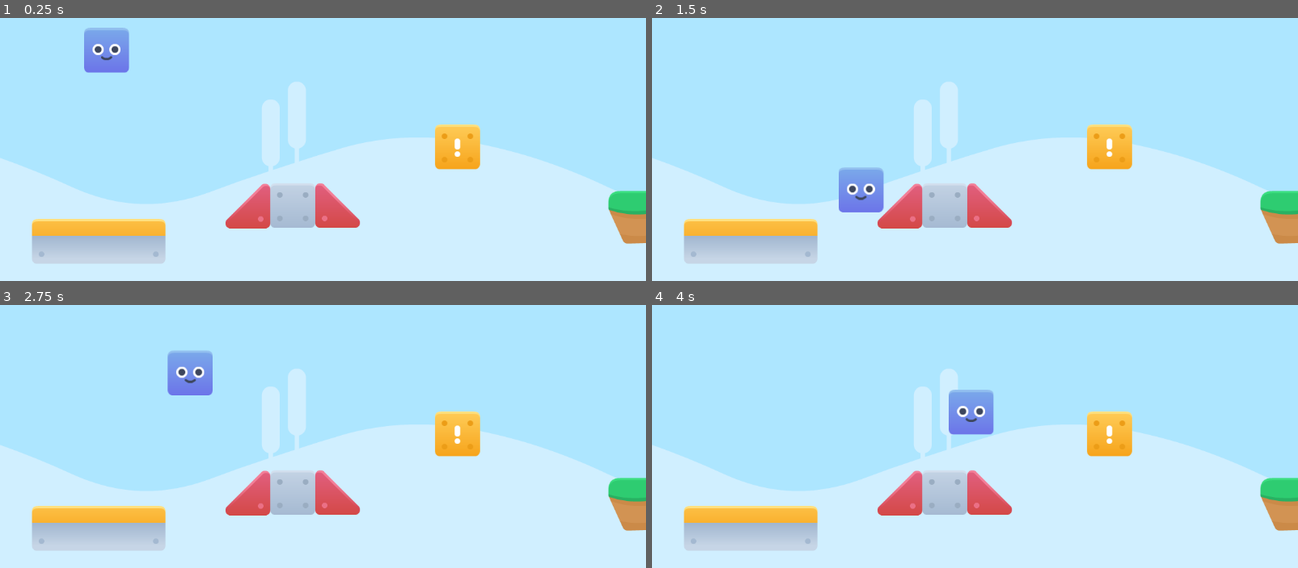
Above: before the commit, frames 1-4 (two rows, left to right).
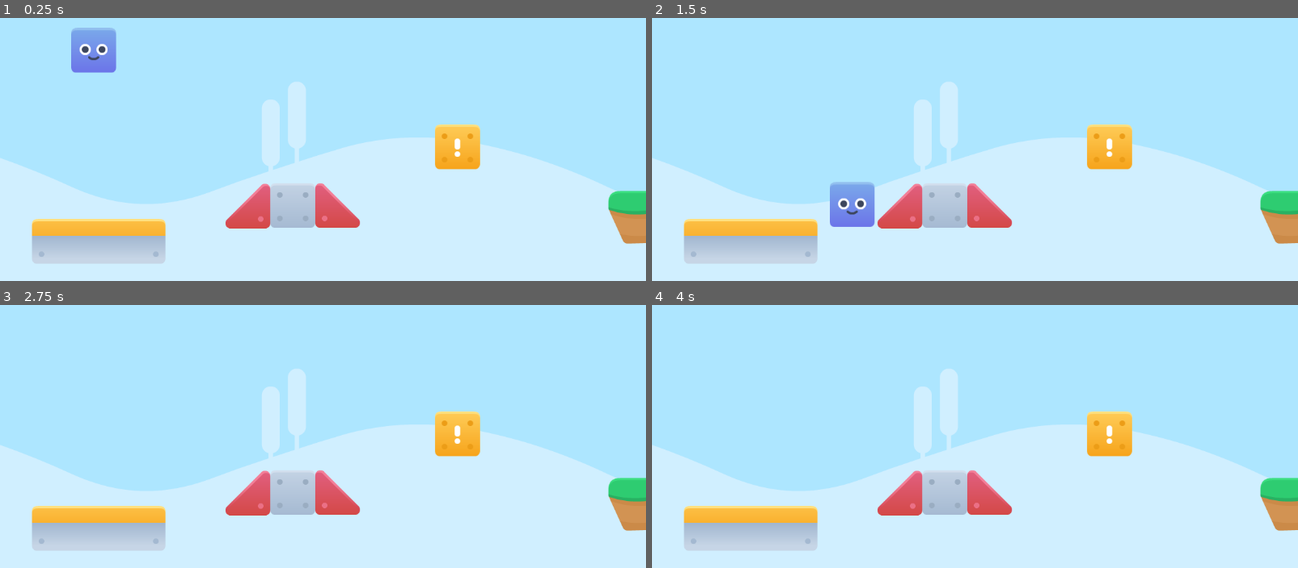
Above: after the commit, the same moments.

Repository: daribot/shapeuniverse
Game: Godot game, scene res://level1.tscn
Same seed, same stepped clock (60 frames per second), same inputs: the game is played once before the commit and once after it.
Inputs:
- Up to frame 1 (0.25 s): no input
- Up to frame 2 (1.5 s): hold Right (derecha) from 0.53 s (still down); tap A (a) at 0.6 s; tap Up (saltar) at 0.77 s; tap D (d) at 0.8, 1.35 s
- Up to frame 3 (2.75 s): tap Up (saltar) at 1.52 s; tap A (a) at 1.55, 2.1 s; release Right (derecha) at 2.03 s; hold Left (izquierda) from 2.03 s (still down); tap D (d) at 2.3 s
- Up to frame 4 (4 s): release Left (izquierda) at 2.78 s; hold Right (derecha) from 2.78 s (still down); tap D (d) at 2.85, 3.8 s; tap Up (saltar) at 3.02, 3.77 s; tap A (a) at 3.05 s; tap W (w) at 3.6 s

The runs differ from the first frame. In frame 1, 0.9% of the frame differs, in the area x 11-21%, y 3-21%; in frame 2, 1.4%, in the area x 27-36%, y 56-80%; in frame 3, 1.2%; in frame 4, 1.2%.

Commit message:
Erasing files

Diff:
--- a/characters/player.tscn
+++ b/characters/player.tscn
@@ -20,5 +20,3 @@
 [node name="CollisionShape2D" type="CollisionShape2D" parent="."]
 position = Vector2(-0.5, 0.5)
 shape = SubResource("RectangleShape2D_x0jl3")
-
-[node name="FaceB" type="Sprite2D" parent="."]
--- a/level1.tscn
+++ b/level1.tscn
@@ -38,7 +38,7 @@
 shape = SubResource("RectangleShape2D_usj0q")
 
 [node name="Jugador" parent="." instance=ExtResource("4_v8kj3")]
-position = Vector2(190, 227)
+position = Vector2(167, 227)
 
 [node name="PrimeraPlat" type="StaticBody2D" parent="."]
 position = Vector2(55, -31)
Binary file removed: Platformer.apple-touch-icon.png
Not shown, removed: Platformer.apple-touch-icon.png.import
Binary file removed: Platformer.icon.png
Not shown, removed: Platformer.icon.png.import
Binary file removed: Platformer.png
Not shown, removed: Platformer.png.import
Not shown, removed: Platformer.html
